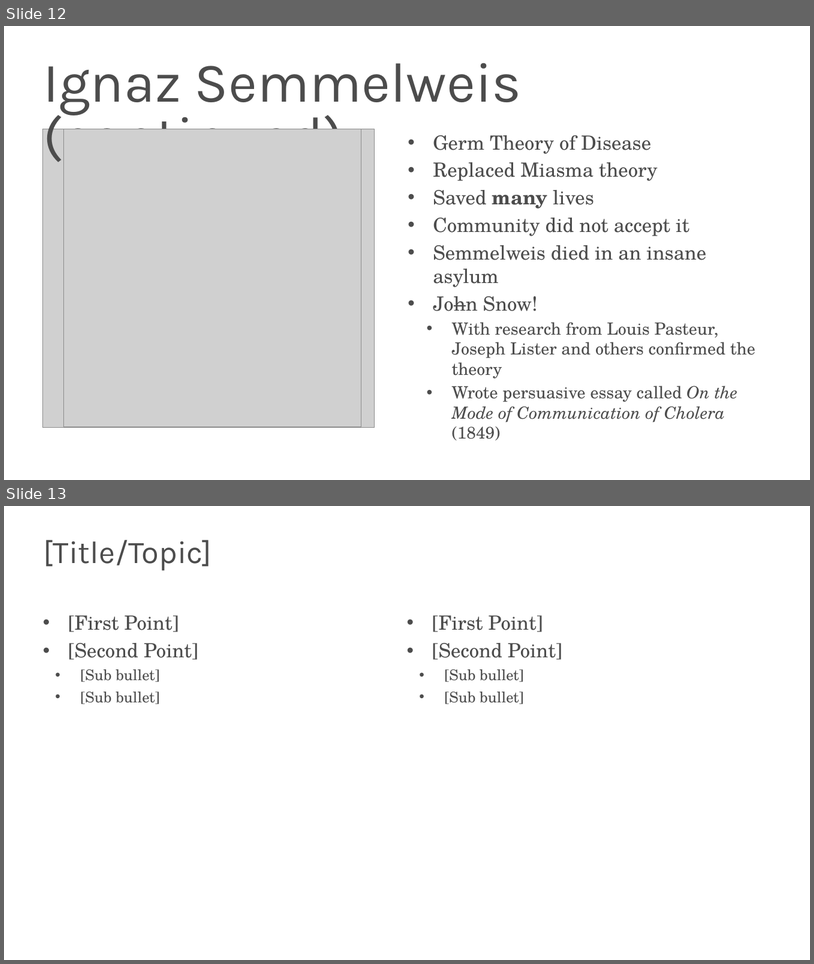
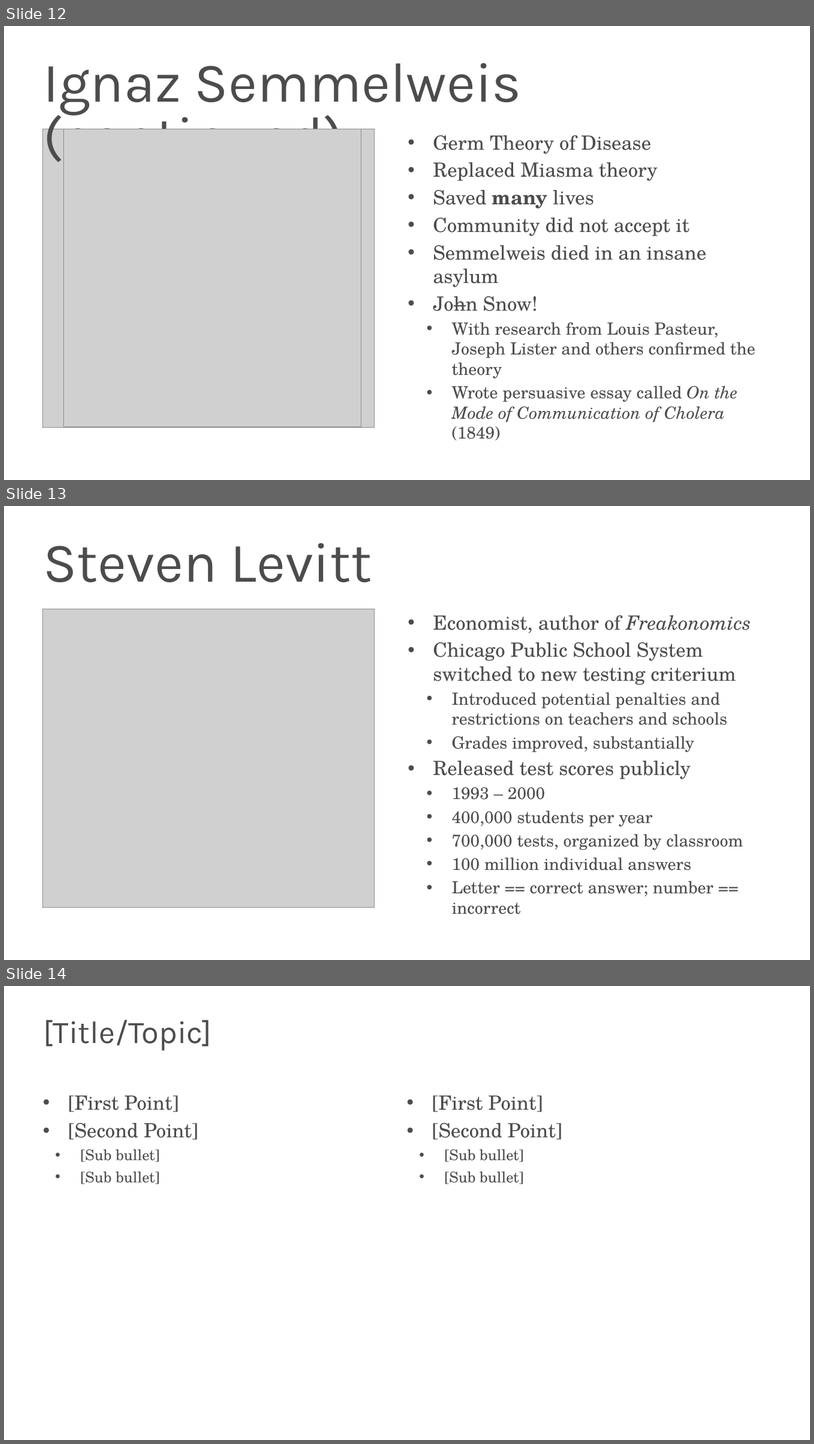
Before and after one commit to s-kyle-reed/data-lecture, a slide deck: lecture.pptx. Shown one above the other, each under a label of ours: slides 12 and 13 before the commit, slides 12, 13 and 14 after it. The pictures are 814x964 and 814x1444 pixels, drawn with LibreOffice and Linux fonts; fonts in the diff are those of the drawing; grey boxes stand for pictures; background and template pictures are left out. Boxes give left, top, right and bottom in pixels: in the first picture for what was removed or moved away, otherwise in the second. Text is boxed around its words. In the diff, an @@ line names an element or a change of style, - is before the commit and + after.

Commit message:
steven levitt

```diff
--- a/lecture.pptx
+++ b/lecture.pptx
@@ slide 13 added at (4,506,810,960), background #FFFFFF @@
@@ text added at (43,543,372,582), 80 pt, text #4C4C4C @@
+Steven Levitt
@@ picture added at (43,609,374,907) @@
@@ text added at (433,615,751,914), 24 pt, text #4C4C4C @@
+• Economist, author of Freakonomics
+• Chicago Public School System switched to new testing criterium
+  • Introduced potential penalties and restrictions on teachers and schools
+  • Grades improved, substantially
+• Released test scores publicly
+  • 1993 – 2000
+  • 400,000 students per year
+  • 700,000 tests, organized by classroom
+  • 100 million individual answers
+  • Letter == correct answer; number == incorrect
@@ what was slide 13 is now slide 14 @@
```
Also in this commit, not shown: 1 slide changed, 1 other file.
